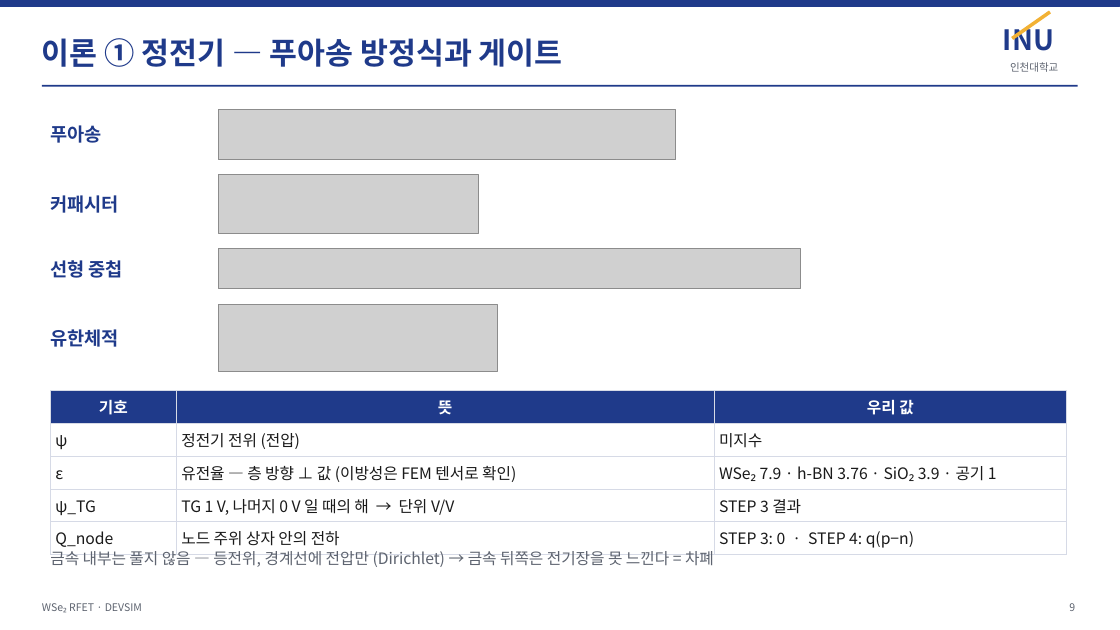
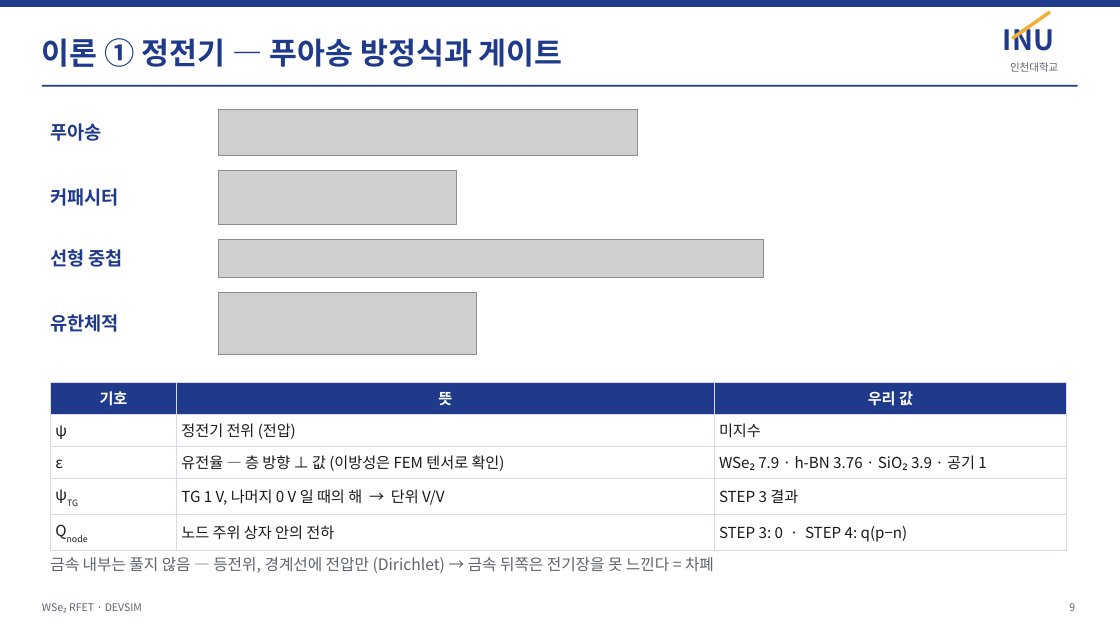
Before and after one commit to jiseonyang-9070/rfet, a slide deck: slide 9 of slides/RFET_progress_INU.pptx. Drawn at 1120x630 pixels with LibreOffice and Linux fonts; fonts in the diff are those of the drawing; grey boxes stand for pictures. Boxes give left, top, right and bottom in pixels: in the first picture for what was removed or moved away, otherwise in the second. Text is boxed around its words. In the diff, an @@ line names an element or a change of style, - is before the commit and + after.

```diff
--- a/slides/RFET_progress_INU.pptx
+++ b/slides/RFET_progress_INU.pptx
@@ picture resized from (x1=218, y1=109, x2=676, y2=160) to (x1=218, y1=109, x2=638, y2=155) @@
@@ text "커패시터" moved from (x1=50, y1=195, x2=118, y2=213) to (x1=50, y1=188, x2=118, y2=206) @@
@@ picture resized from (x1=218, y1=175, x2=478, y2=234) to (x1=218, y1=171, x2=456, y2=224) @@
@@ text "선형 중첩" moved from (x1=50, y1=260, x2=123, y2=278) to (x1=50, y1=249, x2=123, y2=267) @@
@@ picture resized from (x1=218, y1=249, x2=801, y2=289) to (x1=218, y1=239, x2=764, y2=277) @@
@@ text "유한체적" moved from (x1=50, y1=329, x2=118, y2=347) to (x1=50, y1=314, x2=118, y2=332) @@
@@ picture resized from (x1=218, y1=304, x2=497, y2=371) to (x1=218, y1=292, x2=476, y2=355) @@
@@ table at (x1=50, y1=382, x2=1067, y2=546) @@
-row 4, column 1: ψ_TG
+row 4, column 1: ψTG
-row 5, column 1: Q_node
+row 5, column 1: Qnode
@@ size 13.5 to 13 pt @@
@@ table moved from (x1=50, y1=391, x2=1067, y2=552) to (x1=50, y1=382, x2=1067, y2=546) @@
@@ text "금속 내부는 풀지 않음 — ..." moved from (x1=50, y1=548, x2=714, y2=567) to (x1=50, y1=557, x2=714, y2=573) @@
```
Also in this commit, not shown: 8 other slides changed, 1 other file.
